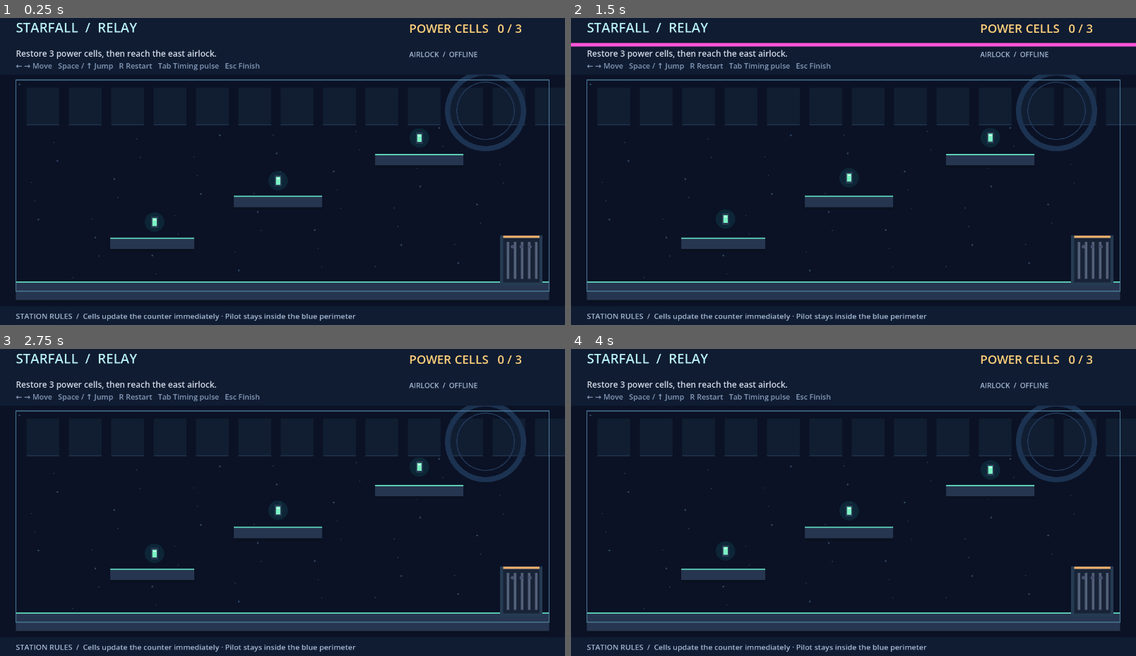
Above: before the commit, frames 1-4 (two rows, left to right).
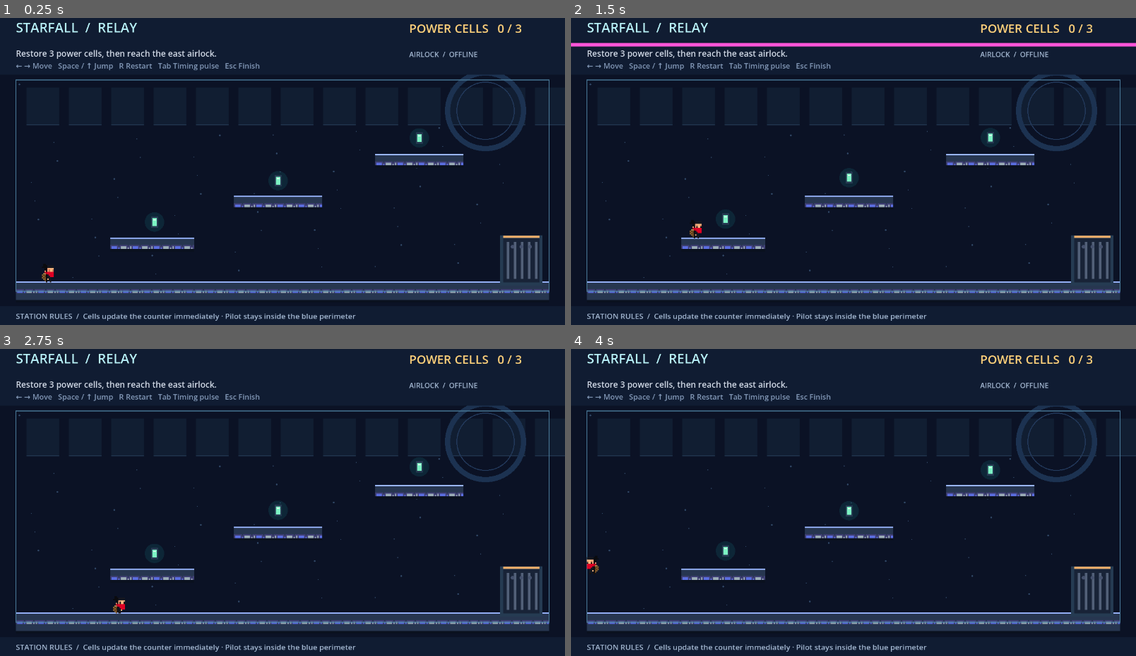
Above: after the commit, the same moments.

Repository: alexishachemi/postplay
Game: Godot game, scene res://main.tscn
Same seed, same stepped clock (60 frames per second), same inputs: the game is played once before the commit and once after it.
Inputs:
- Up to frame 1 (0.25 s): no input
- Up to frame 2 (1.5 s): tap Enter (ui_accept) at 0.5, 0.77 s; hold Right (ui_right) 0.53-1.28 s; tap R at 0.6 s; hold Down (ui_down) from 1.28 s (still down); tap Tab at 1.35 s
- Up to frame 3 (2.75 s): tap Enter (ui_accept) at 1.52 s; release Down (ui_down) at 2.03 s; hold Right (ui_right) from 2.03 s (still down); tap R at 2.1 s
- Up to frame 4 (4 s): release Right (ui_right) at 2.78 s; hold Up (ui_up) 2.78-3.53 s; tap Tab at 2.85 s; tap Enter (ui_accept) at 3.02, 3.77 s; hold Left (ui_left) from 3.53 s (still down); tap R at 3.6 s

The runs differ from the first frame. In frame 1, 2.3% of the frame differs, in the area x 2-98%, y 44-90%; in frame 2, 2.3%; in frame 3, 2.3%; in frame 4, 2.3%.

Commit message:
feat(demos): adopt replacement platformer art and include supplied assets

Diff:
--- a/demos/2d_platformer/main.gd
+++ b/demos/2d_platformer/main.gd
@@ -32,7 +32,7 @@
 func _ready() -> void:
 	_fault_case = OS.get_environment("POSTPLAY_DEMO_CASE")
 	_fault_enabled = OS.get_environment("POSTPLAY_DEMO_FAULT") == "1"
-	_tiles = load("res://assets/sci-fi platformer - free/tileset.png")
+	_tiles = load("res://assets/platform-template.png")
 	for platform in PLATFORMS:
 		_make_solid(platform)
 	_make_solid(Rect2(12, 155, 24, 510))
@@ -197,8 +197,10 @@
 	for platform in PLATFORMS:
 		draw_rect(platform, Color("273650"))
 		for x in range(int(platform.position.x), int(platform.end.x), 48):
-			draw_texture_rect_region(_tiles, Rect2(x, platform.position.y, minf(48, platform.end.x - x), 24), Rect2(0, 112, minf(48, platform.end.x - x), 16))
-		draw_line(platform.position, Vector2(platform.end.x, platform.position.y), Color("5ccdb6"), 3)
+			var width := minf(48, platform.end.x - x)
+			# The blue floor strip is 16×8px, displayed at a uniform 3× scale.
+			draw_texture_rect_region(_tiles, Rect2(x, platform.position.y, width, 24), Rect2(0, 48, width / 3.0, 8))
+		draw_line(platform.position, Vector2(platform.end.x, platform.position.y), Color("9ab6ff"), 3)
 		draw_rect(Rect2(platform.position + Vector2(0, platform.size.y), Vector2(platform.size.x, 6)), Color("0a111f"))
 	draw_rect(PLAY_AREA, Color("4a7b9a"), false, 2)
 	for index in range(CELL_POSITIONS.size()):
--- a/demos/2d_platformer/player.gd
+++ b/demos/2d_platformer/player.gd
@@ -21,20 +21,21 @@
 	add_child(shape)
 	sprite = AnimatedSprite2D.new()
 	sprite.texture_filter = CanvasItem.TEXTURE_FILTER_NEAREST
-	# The provided 32px cell has transparent margins; align its boots to body feet.
-	sprite.position = Vector2(0, -15)
-	sprite.scale = Vector2(2.5, 2.5)
+	# The rogue occupies a transparent 32px cell; align its boots to body feet.
+	sprite.position = Vector2(0, -24)
+	sprite.scale = Vector2(3, 3)
 	var frames := SpriteFrames.new()
 	frames.remove_animation("default")
-	var sheet: Texture2D = load("res://assets/sci-fi platformer - free/player.png")
+	var sheet: Texture2D = load("res://assets/character-rogue.png")
 	for animation in ["idle", "run"]:
 		frames.add_animation(animation)
 		frames.set_animation_speed(animation, 9.0)
-		var count := 4 if animation == "run" else 1
+		var row := 32 if animation == "run" else 0
+		var count := 4 if animation == "run" else 3
 		for index in range(count):
 			var texture := AtlasTexture.new()
 			texture.atlas = sheet
-			texture.region = Rect2(index * 32, 0, 32, 32)
+			texture.region = Rect2(index * 32, row, 32, 32)
 			frames.add_frame(animation, texture)
 	sprite.sprite_frames = frames
 	add_child(sprite)
--- a/demos/2d_platformer/tests/game_test.gd
+++ b/demos/2d_platformer/tests/game_test.gd
@@ -32,6 +32,20 @@
 func _run() -> void:
 	var game := _new_game("hud", false)
 	await _tick(4)
+	# Validate the actual replacement atlas regions, not only resource paths.
+	var tiles: Texture2D = game._tiles
+	_expect(tiles.get_size() == Vector2(160, 160), "Replacement platform sheet has expected dimensions")
+	var atlas: SpriteFrames = game.player.sprite.sprite_frames
+	for animation in ["idle", "run"]:
+		var count := 4 if animation == "run" else 3
+		_expect(atlas.get_frame_count(animation) == count, "Replacement animation uses only nonempty frames: %s" % animation)
+		for index in range(count):
+			var texture: AtlasTexture = atlas.get_frame_texture(animation, index)
+			_expect(texture.atlas.get_size() == Vector2(128, 256), "Replacement character sheet dimensions")
+			_expect(Rect2(Vector2.ZERO, texture.atlas.get_size()).encloses(texture.region), "Animation region stays within character sheet")
+			var image := texture.atlas.get_image().get_region(Rect2i(texture.region))
+			_expect(image.get_used_rect().has_area(), "Animation frame contains visible artwork")
+			_expect(texture.region.position.y == (32 if animation == "run" else 0), "Idle and run use their distinct intended atlas rows")
 	_expect(game.player.is_on_floor(), "Pilot starts on the deck")
 	_expect(game.cells == 0 and game.displayed_cells == 0, "Run starts empty")
 	game.collect_cell(0)
Binary file added: demos/2d_platformer/assets/character-rogue.png
Binary file added: demos/2d_platformer/assets/platform-template.png
Not shown, changed: TASKS.md
Not shown, changed: demos/2d_platformer/WORK.md
Not shown, added: demos/ASSET_NOTICES.md
Not shown, added: demos/top_down/assets/Tiny Swords (Free Pack)/Buildings/Black Buildings/Archery.png
Not shown, added: demos/top_down/assets/Tiny Swords (Free Pack)/Buildings/Black Buildings/Barracks.png
Not shown, added: demos/top_down/assets/Tiny Swords (Free Pack)/Buildings/Black Buildings/Castle.png
Not shown, added: demos/top_down/assets/Tiny Swords (Free Pack)/Buildings/Black Buildings/House1.png
Not shown, added: demos/top_down/assets/Tiny Swords (Free Pack)/Buildings/Black Buildings/House2.png
Not shown, added: demos/top_down/assets/Tiny Swords (Free Pack)/Buildings/Black Buildings/House3.png
Not shown, added: demos/top_down/assets/Tiny Swords (Free Pack)/Buildings/Black Buildings/Monastery.png
(and 185 more such lines)
